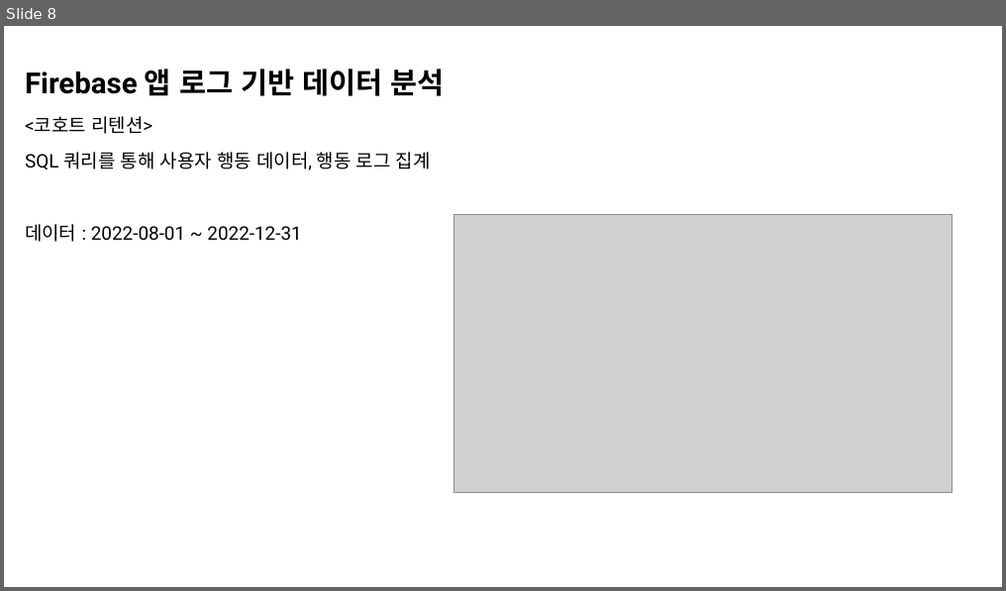
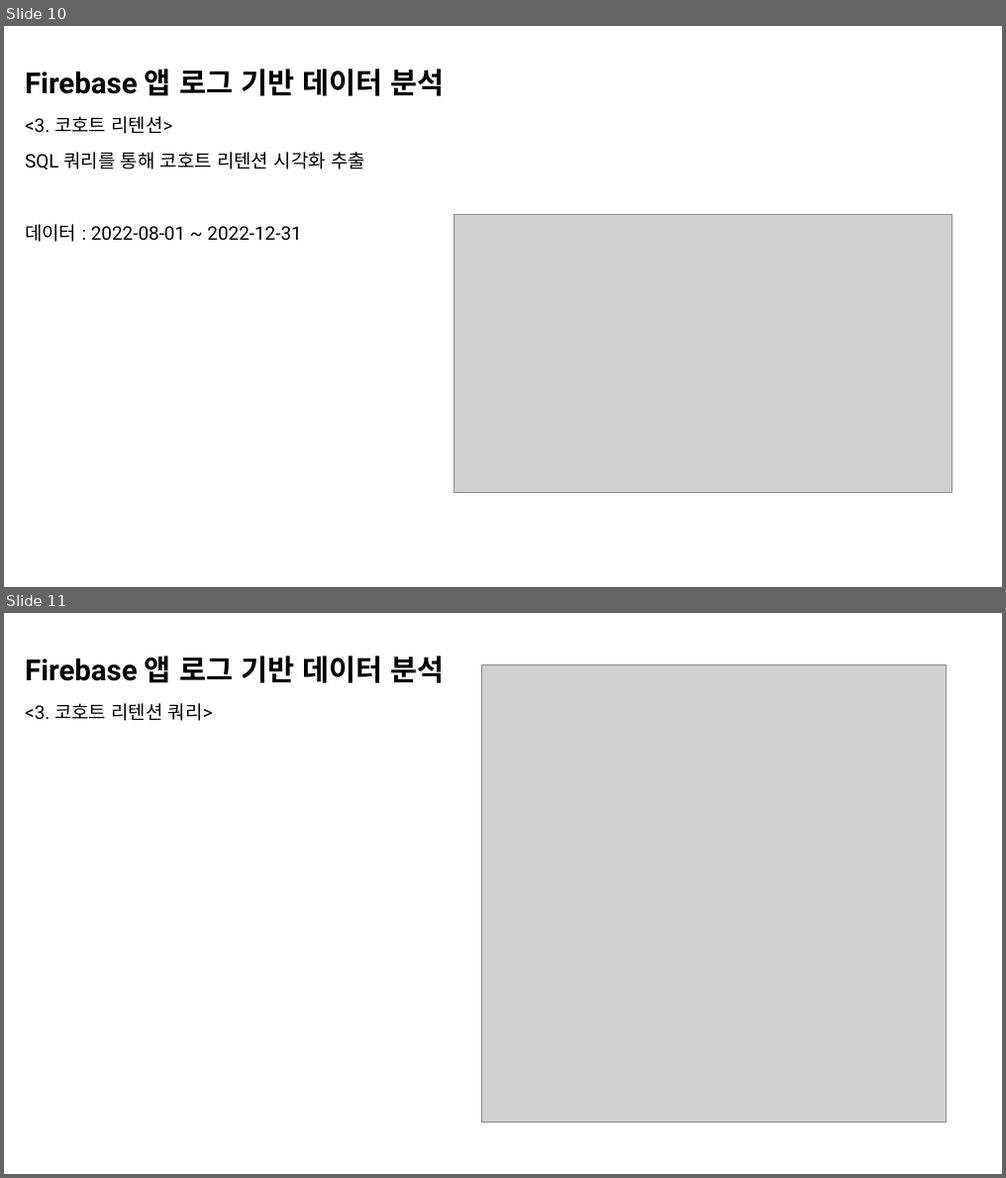
Before and after one commit to Indongspace/Personal_project, a slide deck: 앱 로그 데이터 분석.pptx. Shown one above the other, each under a label of ours: slide 8 before the commit, slides 10 and 11 after it. The pictures are 1006x591 and 1006x1178 pixels, drawn with LibreOffice and Linux fonts; fonts in the diff are those of the drawing; grey boxes stand for pictures. Boxes give left, top, right and bottom in pixels: in the first picture for what was removed or moved away, otherwise in the second. Text is boxed around its words. In the diff, an @@ line names an element or a change of style, - is before the commit and + after.

```diff
--- a/앱 로그 데이터 분석.pptx
+++ b/앱 로그 데이터 분석.pptx
@@ slide 11 added at box(4, 613, 1002, 1174), background #FFFFFF @@
@@ text added at box(25, 656, 445, 721), 28 pt, text #000000, bold @@
+Firebase 앱 로그 기반 데이터 분석
+<3. 코호트 리텐션 쿼리>
@@ picture added at box(481, 664, 945, 1122) @@
@@ what was slide 8 is now slide 10 @@
@@ slide 10 changed as well @@
@@ text at box(25, 116, 365, 170): text changed @@
-<코호트 리텐션>
-SQL 쿼리를 통해 사용자 행동 데이터, 행동 로그 집계
+<3. 코호트 리텐션>
+SQL 쿼리를 통해 코호트 리텐션 시각화 추출
```
Also in this commit, not shown: 9 other slides changed, 7 other slides added, 2 other files.
